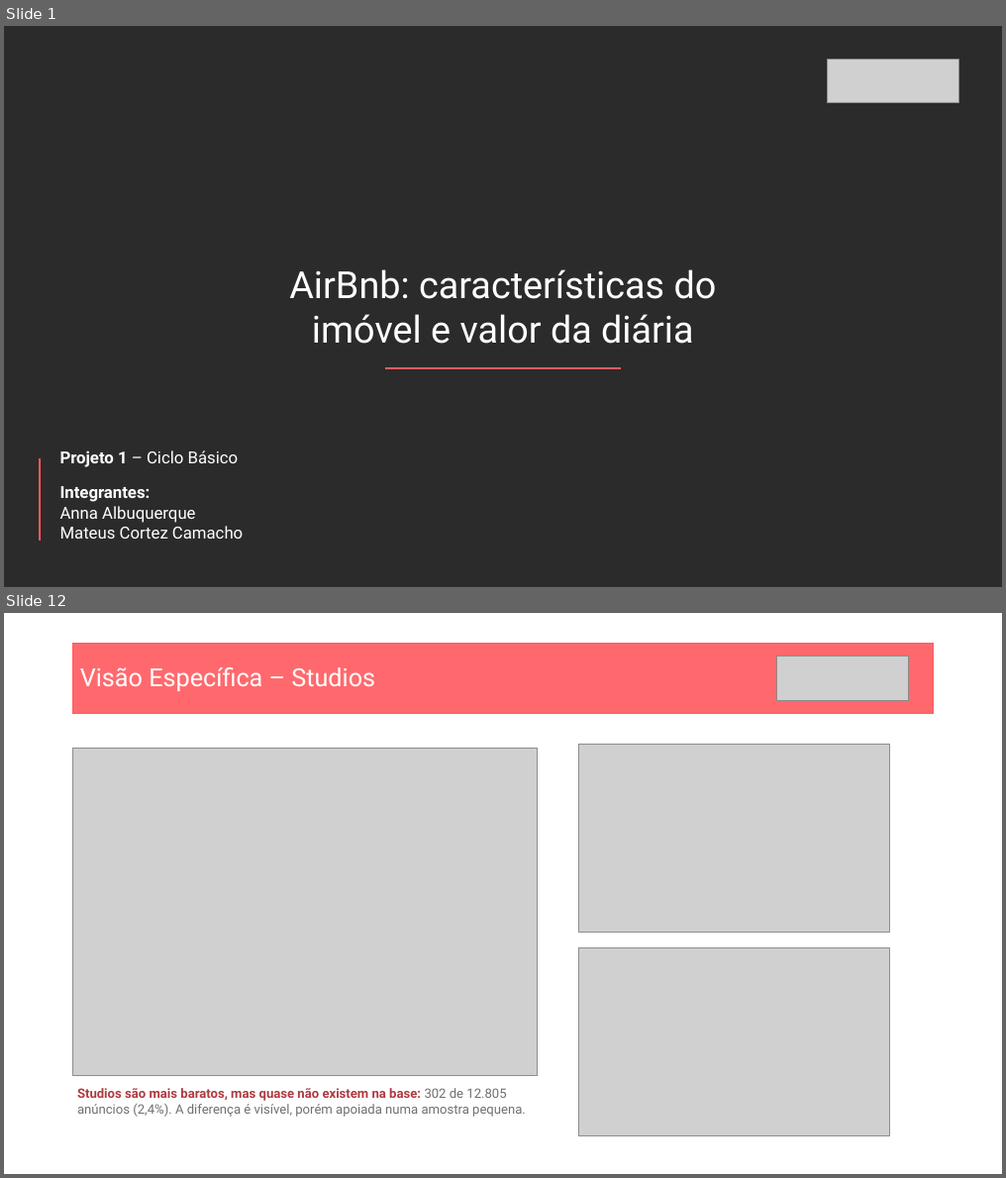
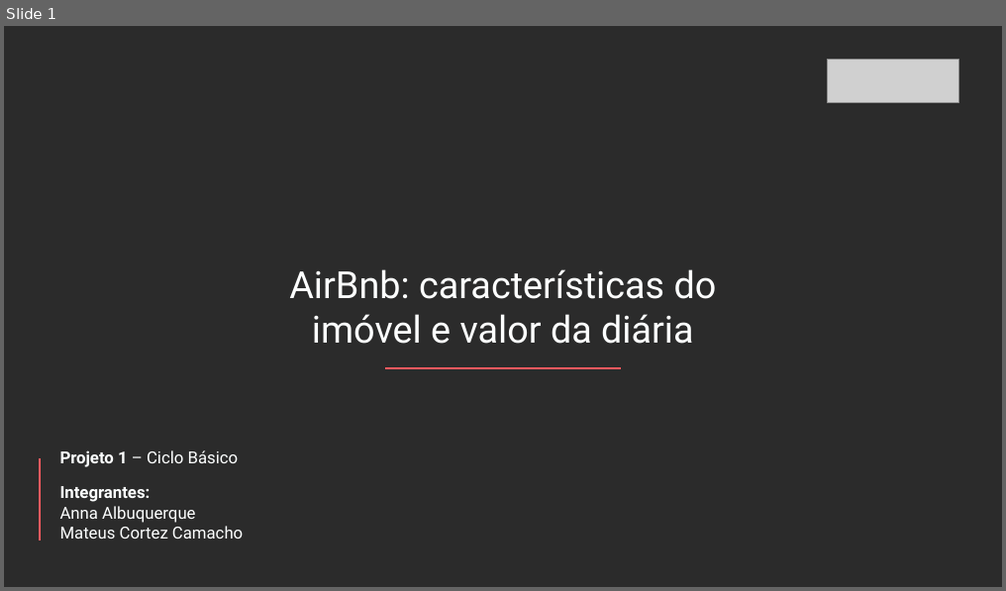
Before and after one commit to Matex0406/Projeto_1_CB, a slide deck: Seminario 1 - Insper Data - Analise AirBnb - Versão 2.pptx. Shown one above the other, each under a label of ours: slides 1 and 12 before the commit, slide 1 after it; the slides between them are not shown. The pictures are 1006x1178 and 1006x591 pixels, drawn with LibreOffice and Linux fonts; fonts in the diff are those of the drawing; grey boxes stand for pictures; background and template pictures are left out; a plain dark background stands for a picture behind light text. Boxes give left, top, right and bottom in pixels: in the first picture for what was removed or moved away, otherwise in the second. Text is boxed around its words. In the diff, an @@ line names an element or a change of style, - is before the commit and + after.

```diff
--- a/Seminario 1 - Insper Data - Analise AirBnb - Versão 2.pptx
+++ b/Seminario 1 - Insper Data - Analise AirBnb - Versão 2.pptx
@@ slide 12 removed at (x1=4, y1=613, x2=1002, y2=1174), background #FFFFFF @@
@@ title removed at (x1=73, y1=643, x2=934, y2=713) @@
-Visão Específica – Studios
@@ picture removed at (x1=776, y1=657, x2=908, y2=700) @@
@@ picture removed at (x1=73, y1=748, x2=537, y2=1076) @@
@@ picture removed at (x1=579, y1=744, x2=890, y2=932) @@
@@ picture removed at (x1=579, y1=949, x2=890, y2=1137) @@
@@ text removed at (x1=77, y1=1088, x2=526, y2=1117) @@
-Studios são mais baratos, mas quase não existem na base: 302 de 12.805 anúncios (2,4%). A diferença é visível, porém apoiada numa amostra pequena.
```
Also in this commit, not shown: 11 slides changed, 2 slides added, 3 other slides removed, 2 other files.
